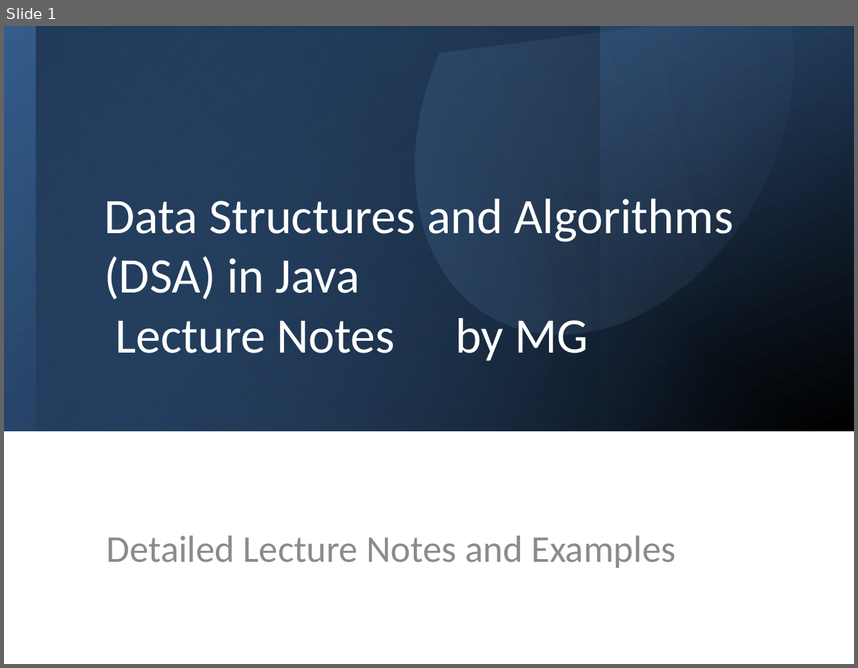
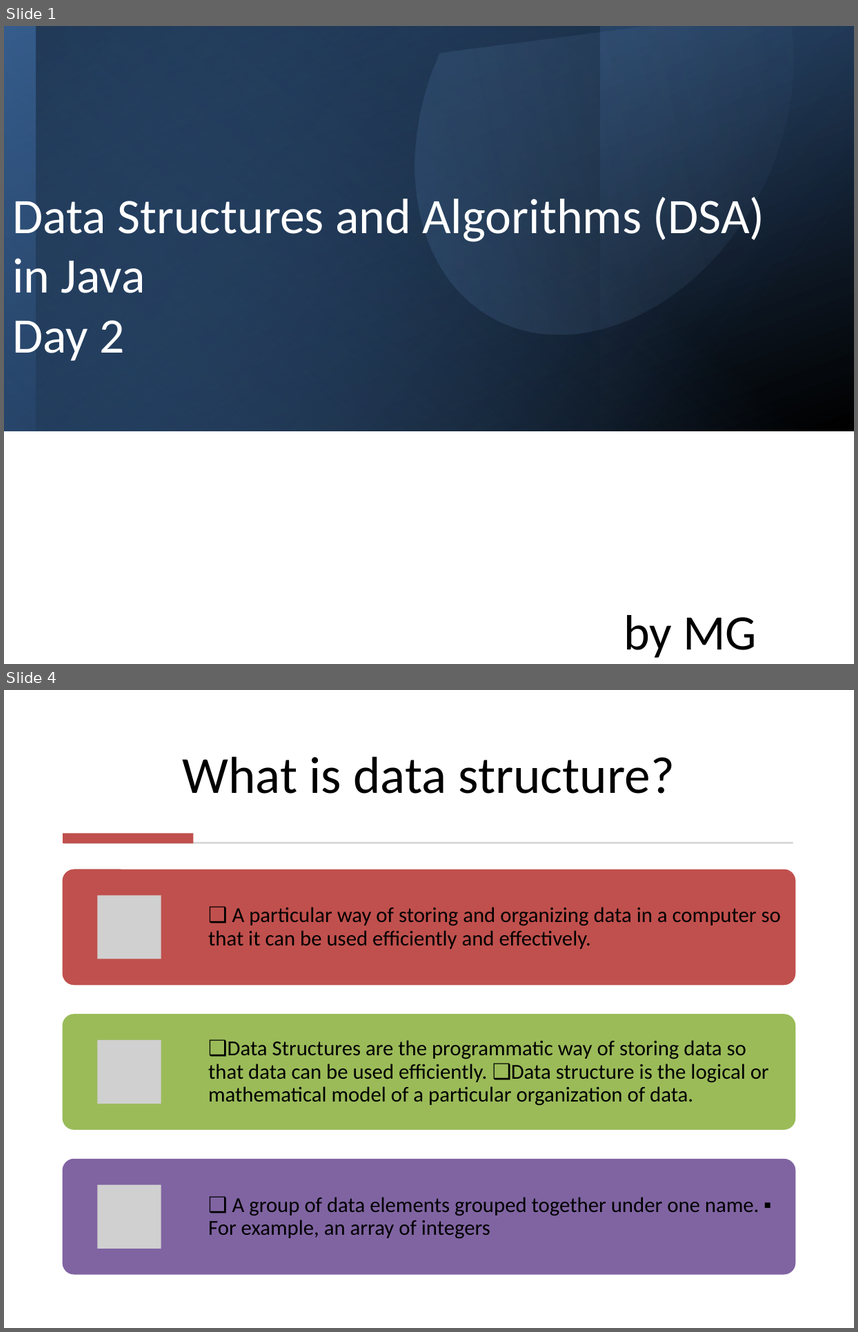
Before and after one commit to mrkyaing/MG-DSA, a slide deck: DSA_in_Java_LectureNotes_Detailed.pptx. Shown one above the other, each under a label of ours: slide 1 before the commit, slides 1 and 4 after it; the slides between them are not shown. The pictures are 858x668 and 858x1332 pixels, drawn with LibreOffice and Linux fonts; fonts in the diff are those of the drawing; grey boxes stand for pictures. Boxes give left, top, right and bottom in pixels: in the first picture for what was removed or moved away, otherwise in the second. Text is boxed around its words. In the diff, an @@ line names an element or a change of style, - is before the commit and + after.

```diff
--- a/DSA_in_Java_LectureNotes_Detailed.pptx
+++ b/DSA_in_Java_LectureNotes_Detailed.pptx
@@ slide 4 added at box(4, 690, 854, 1328), background #FFFFFF @@
@@ title added at box(183, 756, 675, 793), 44 pt, text #000000 @@
+What is data structure?
@@ rectangle added at box(63, 833, 194, 843), fill #C0504D @@
@@ rectangle added at box(64, 842, 793, 844), fill #D5D5D5 @@
@@ group added at box(63, 869, 795, 1274): 3 rounded rectangles, 3 pictures, 3 texts @@
+❑ A particular way of storing and organizing data in a computer so that it can be used efficiently and effectively.
+❑Data Structures are the programmatic way of storing data so that data can be used efficiently. ❑Data structure is the logical or mathematical model of a particular organization of data.
+❑ A group of data elements grouped together under one name. ▪ For example, an array of integers
@@ slide 1 changed as well @@
@@ title at box(12, 196, 765, 361): text changed @@
-Data Structures and Algorithms (DSA) in Java
-Lecture Notes by MG
+Data Structures and Algorithms (DSA)
+in Java
+Day 2
@@ subtitle removed at box(107, 535, 675, 568) @@
-Detailed Lecture Notes and Examples
@@ text added at box(624, 615, 757, 657), 42 pt, text #000000 @@
+by MG
```
Also in this commit, not shown: 10 other slides changed, 15 other slides added, 9 other files.
